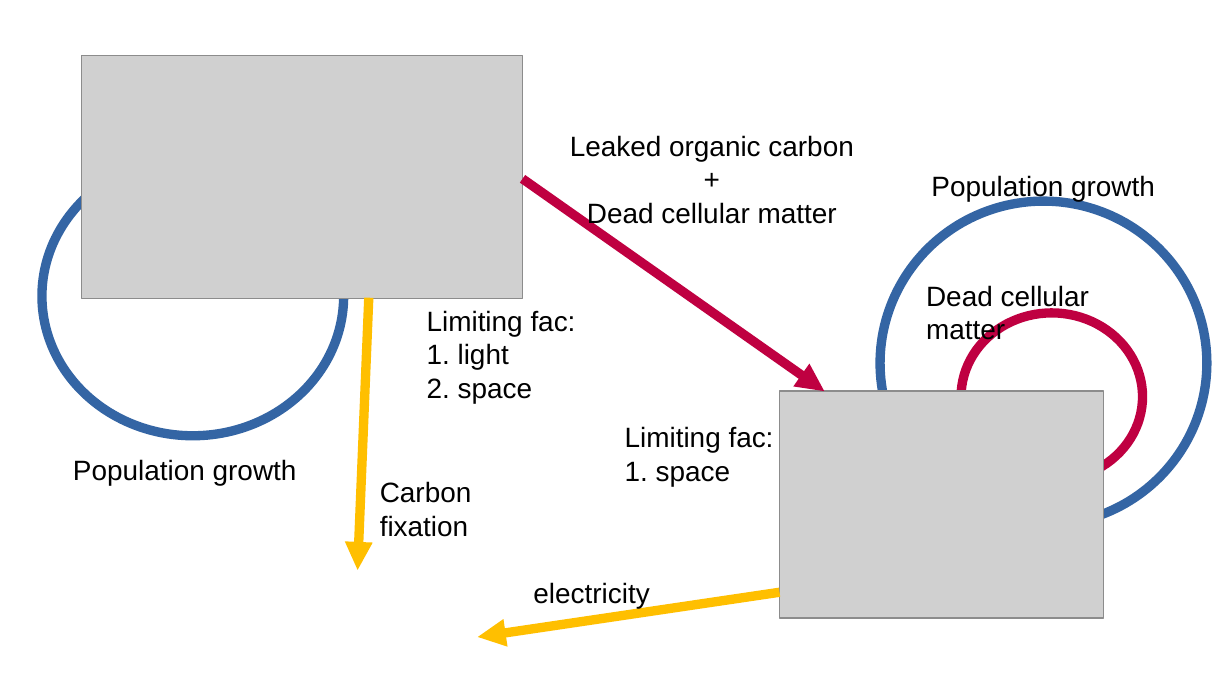
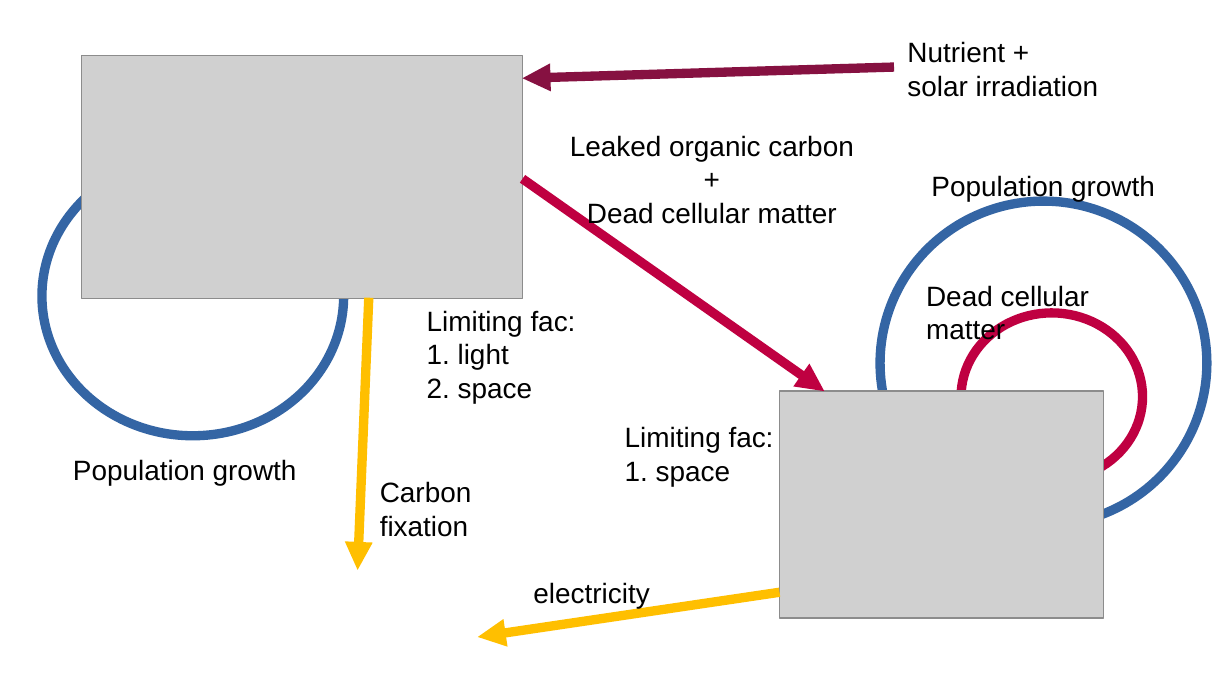
Before and after one commit to ph-u/PhyBac_C-Capture, a slide deck: slide 3 of sandbox/diagrams.odp. Drawn at 1232x693 pixels with LibreOffice and Linux fonts; fonts in the diff are those of the drawing; grey boxes stand for pictures. Boxes give left, top, right and bottom in pixels: in the first picture for what was removed or moved away, otherwise in the second. Text is boxed around its words. In the diff, an @@ line names an element or a change of style, - is before the commit and + after.

```diff
--- a/sandbox/diagrams.odp
+++ b/sandbox/diagrams.odp
@@ text added at bbox=[907, 41, 1099, 97], 18 pt, text #000000 @@
+Nutrient +
+solar irradiation
@@ arrow added from (894, 67) to (523, 78), #861141 6.01 pt @@
```
Also in this commit, not shown: 1 other file.
